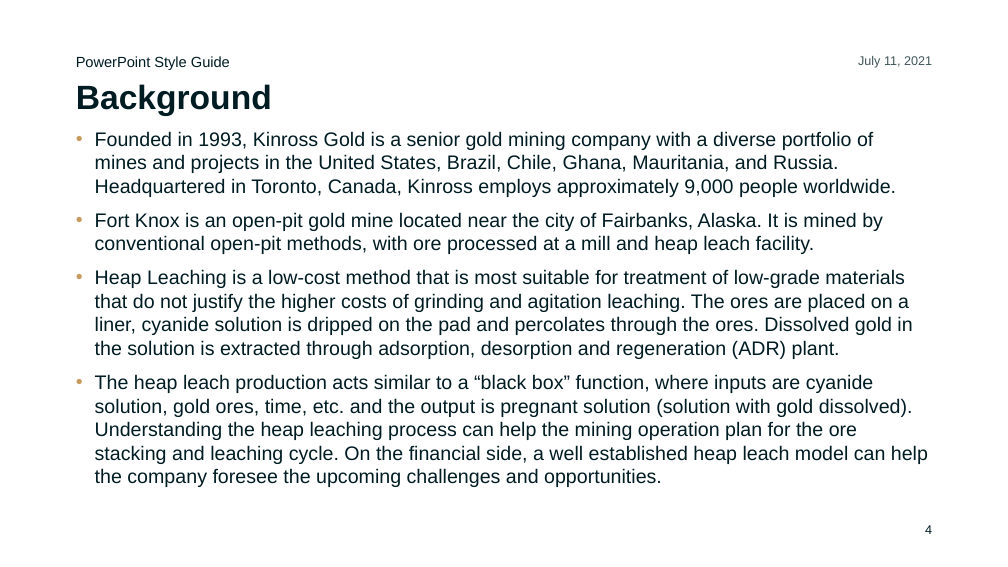
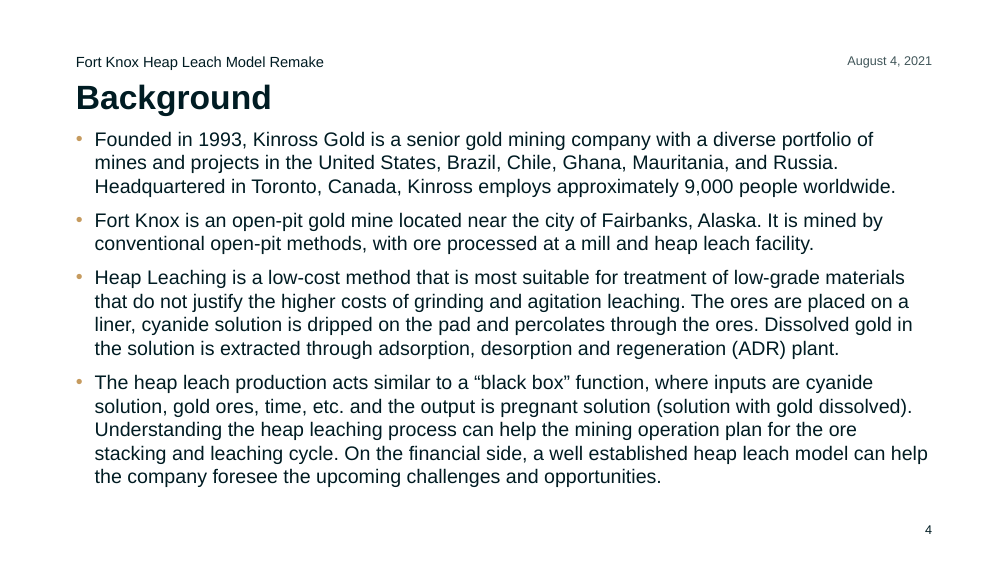
Before and after one commit to ChiefMetDing/FK_HL_Model_Remake, a slide deck: slide 4 of FK_HL_Model_Remake.pptx. Drawn at 1008x567 pixels with LibreOffice and Linux fonts; fonts in the diff are those of the drawing; background and template pictures are left out. Boxes give left, top, right and bottom in pixels: in the first picture for what was removed or moved away, otherwise in the second. Text is boxed around its words. In the diff, an @@ line names an element or a change of style, - is before the commit and + after.

```diff
--- a/FK_HL_Model_Remake.pptx
+++ b/FK_HL_Model_Remake.pptx
@@ text at [76,56,324,70]: text changed @@
-PowerPoint Style Guide
+Fort Knox Heap Leach Model Remake
@@ text at [847,56,932,68]: text changed @@
-July 11, 2021
+August 4, 2021
```
Also in this commit, not shown: 4 other slides changed, 3 slides added, 1 other file.
